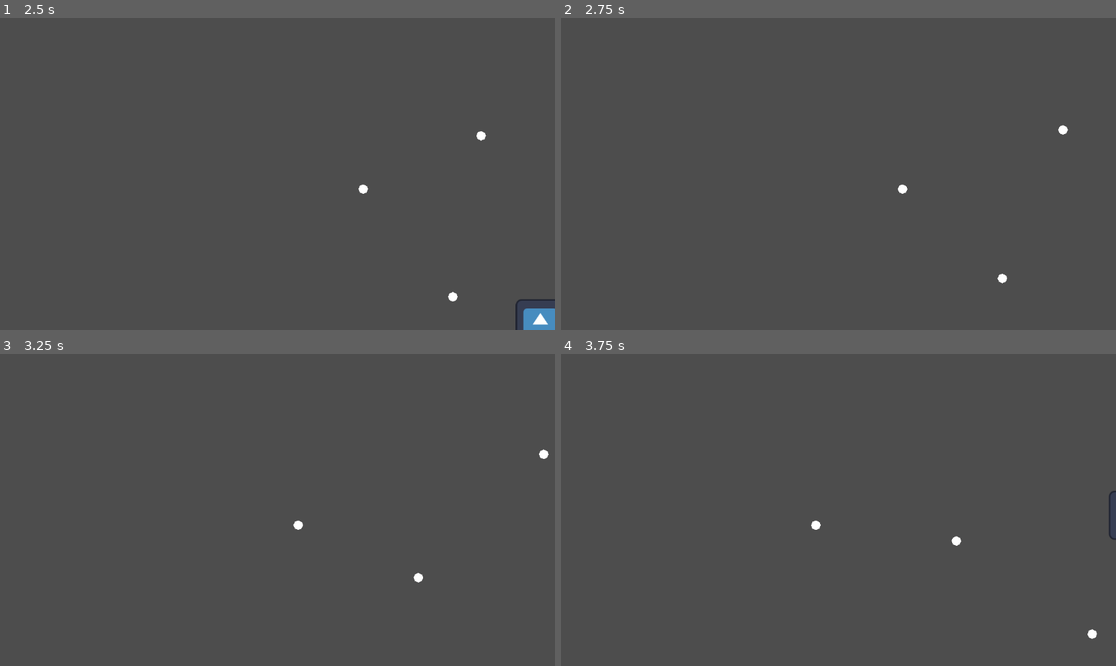
Above: before the commit, frames 1-4 (two rows, left to right).
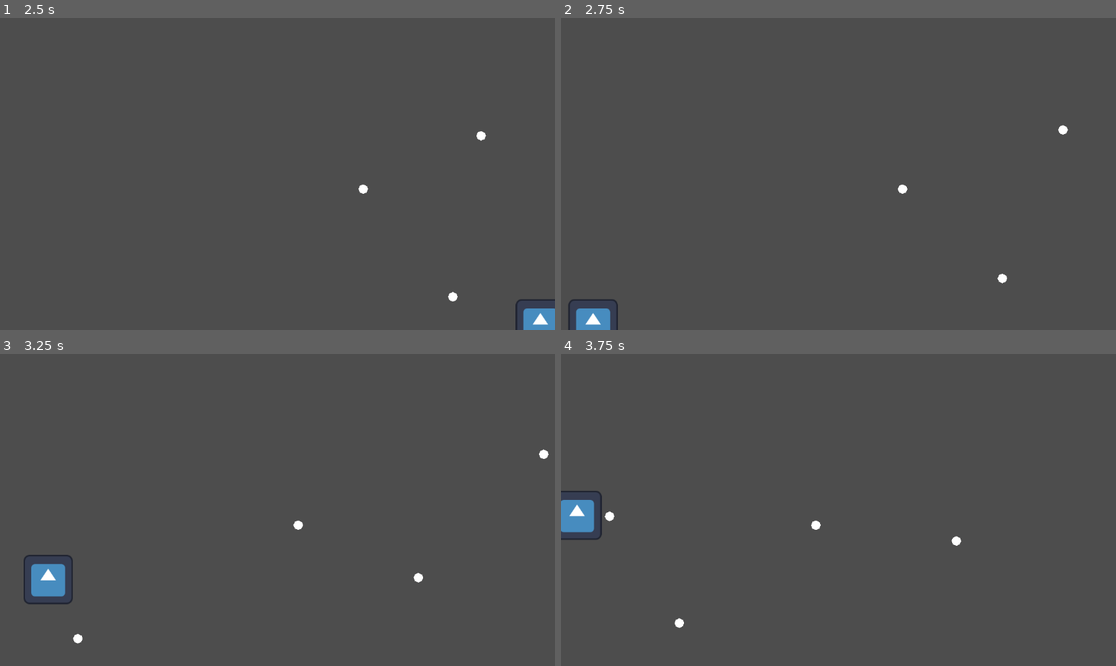
Above: after the commit, the same moments.

Repository: BriarLeaves/gun-wizard-loop-game
Game: Godot game, scene res://room.tscn
Two runs of this game, one before a commit and one after it. Both use one fixed random seed, a clock stepped at 60 frames per second and the inputs below. The engine's default icon, where the game draws it, is replaced by a stand-in: a white triangle on a blue panel in a dark square.
Inputs (mouse positions are in pixels of both pictures, inside the frame that each line leads up to):
- Up to frame 1 (2.5 s): tap Enter at 0.5 s; move the mouse to (399, 158) at 0.52 s; hold D (move_right) 0.53-1.28 s; click (399, 158) at 0.6 s; move the mouse to (166, 189) at 1.27 s; hold S (move_down) 1.28-2.03 s; click (166, 189) at 1.35 s; move the mouse to (333, 105) at 2.02 s; hold D (move_right) from 2.03 s (still down); click (333, 105) at 2.1 s
- Up to frame 2 (2.75 s): keep holding D (move_right)
- Up to frame 3 (3.25 s): move the mouse to (249, 572) at 2.77 s; release D (move_right) at 2.78 s; hold W (move_up) from 2.78 s (still down); click (249, 572) at 2.85 s
- Up to frame 4 (3.75 s): move the mouse to (1005, 556) at 3.52 s; release W (move_up) at 3.53 s; hold A (move_left) from 3.53 s (still down); click (1005, 556) at 3.6 s

Frame 1 is identical in both runs. In frame 2, 0.5% of the frame differs, in the area x 1-11%, y 90-100%; in frame 3, 0.9%; in frame 4, 0.9%, in the area x 0-100%, y 43-92%.

Commit message:
Added screen wrapping to the player
Added screen wrapping for the player.
Modified and clarified intent for some player code.

Diff:
--- a/gun-wizard-loop-game/player_character.gd
+++ b/gun-wizard-loop-game/player_character.gd
@@ -1,13 +1,16 @@
 extends CharacterBody2D
 
-var x_axis: float = 0
-var y_axis: float = 0
+var x_axis: float = 0 # variable represents the input on the x axis
+var y_axis: float = 0 # variable represents the input on the y axis
 var move_vector: Vector2 = Vector2.ZERO
 var mouse_position: Vector2 = Vector2.ZERO
-var player_speed: float = 1
+var player_speed: float = 400
 
 var bullet_direction: Vector2 = Vector2.ZERO
 var bullet_speed: float = 3
+
+var lower_wrap_bound: float = 648
+var right_wrap_bound: float = 1152
 
 @onready var bullet = preload("res://bullet.tscn")
 
@@ -18,13 +21,13 @@
 	x_axis = 0
 	y_axis = 0
 	if Input.is_action_pressed("move_right"):
-		x_axis += player_speed
+		x_axis += 1
 	if Input.is_action_pressed("move_left"):
-		x_axis -= player_speed
+		x_axis -= 1
 	if Input.is_action_pressed("move_up"):
-		y_axis -= player_speed
+		y_axis -= 1
 	if Input.is_action_pressed("move_down"):
-		y_axis += player_speed
+		y_axis += 1
 
 	if Input.is_action_just_pressed("shoot"):
 		mouse_position = get_viewport().get_mouse_position()
@@ -38,5 +41,15 @@
 func _physics_process(delta):
 	move_and_slide()
 	move_vector = Vector2(x_axis, y_axis).normalized()
-	velocity = move_vector * 400
-	pass
+	velocity = move_vector * player_speed
+	screen_wrap()
+
+func screen_wrap():
+	if position.y < 0:
+		position.y = lower_wrap_bound
+	elif position.y > lower_wrap_bound:
+		position.y = 0
+	if position.x < 0:
+		position.x = right_wrap_bound
+	elif position.x > right_wrap_bound:
+		position.x = 0
